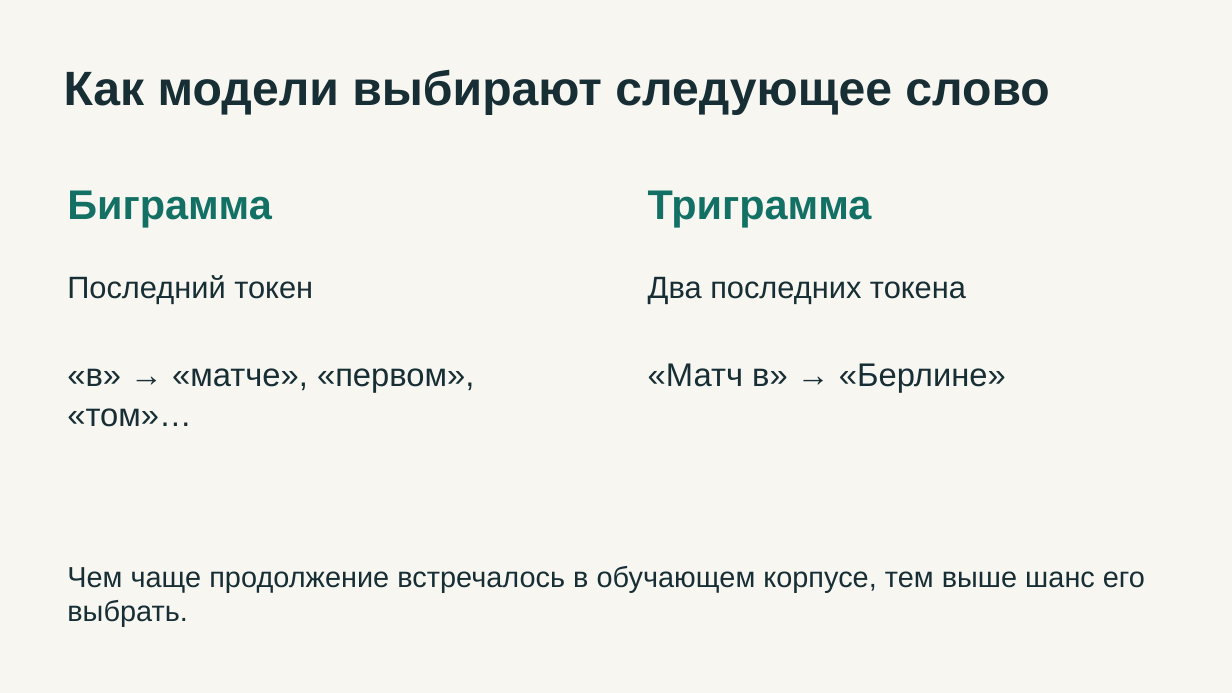
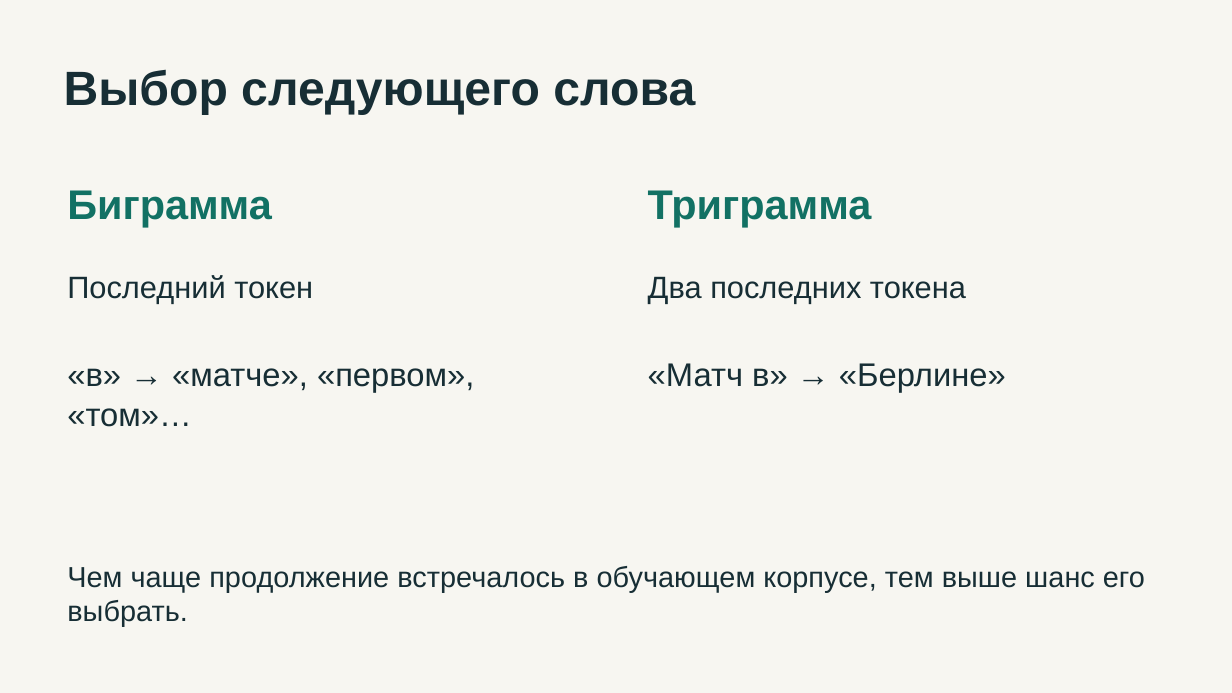
Before and after one commit to artembabin559-prog/lenta-ngram-lab, a slide deck: slide 3 of presentation.pptx. Drawn at 1232x693 pixels with LibreOffice and Linux fonts; fonts in the diff are those of the drawing. Boxes give left, top, right and bottom in pixels: in the first picture for what was removed or moved away, otherwise in the second. Text is boxed around its words. In the diff, an @@ line names an element or a change of style, - is before the commit and + after.

```diff
--- a/presentation.pptx
+++ b/presentation.pptx
@@ text at [64, 69, 695, 115]: text changed @@
-Как модели выбирают следующее слово
+Выбор следующего слова
```
Also in this commit, not shown: 4 other slides changed, 2 other files.
